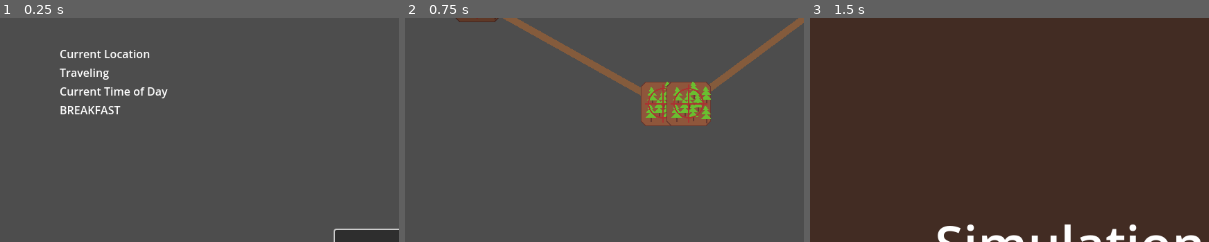
Above: before the commit, frames 1-3 (left to right).
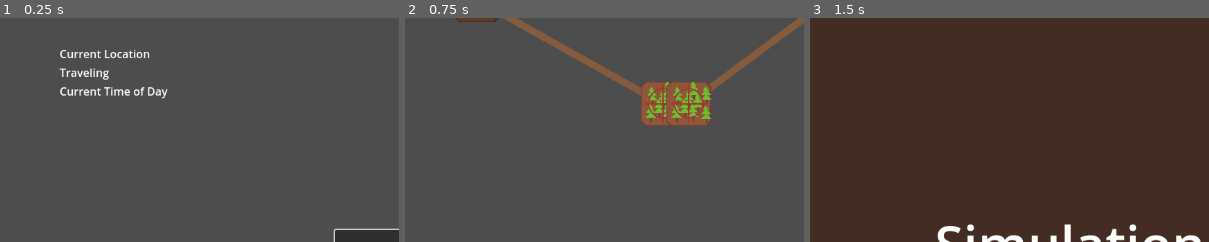
Above: after the commit, the same moments.

Repository: donnell74/Game-Off-2024
Game: Godot game, scene res://main.tscn
The game is run twice, just before and just after one commit, with the same random seed, the same clock (stepped at 60 frames per second) and the same inputs.
Inputs (mouse positions are % of the whole screen's width and height, from its top left):
- Up to frame 1 (0.25 s): no input
- Up to frame 2 (0.75 s): click "Continue Day" at 0.5 s
- Up to frame 3 (1.5 s): tap Enter (ui_accept) at 1.25 s; move the mouse to (72, 45) at 1.27 s; hold D (Pan Right) from 1.28 s (still down); hold Enter (ui_accept) from 1.28 s (still down); click (72, 45) at 1.42 s
The pictures show only the part of the screen within x 0-50%, y 0-50%; the shares and areas given below are measured in that part.

The runs differ from the first frame. In frame 1, 0.4% of the frame differs, in the area x 15-31%, y 39-44%; in frame 2, nothing differs; in frame 3, nothing differs.

Commit message:
Add controller support

Diff:
--- a/Campfire/campfire.gd
+++ b/Campfire/campfire.gd
@@ -15,12 +15,13 @@
 		UiEvents.UiScene.CAMPFIRE:
 			visible = true
 			$ContinueDayButton.grab_focus()
-			var locationNode = $"/root/Location"
-			if locationNode:
-				%LocationInfo.text = locationNode.location.description
-				%TimeOfDayInfo.text = Location.TimeOfDay.keys()[locationNode.location.currentTimeOfDay]
-			else:
-				%TimeOfDayInfo.text = Location.TimeOfDay.keys()[Location.TimeOfDay.BREAKFAST]
+			if has_node("/root/Location"):
+				var locationNode = $"/root/Location"
+				if locationNode:
+					%LocationInfo.text = locationNode.location.description
+					%TimeOfDayInfo.text = Location.TimeOfDay.keys()[locationNode.location.currentTimeOfDay]
+				else:
+					%TimeOfDayInfo.text = Location.TimeOfDay.keys()[Location.TimeOfDay.BREAKFAST]
 		UiEvents.UiScene.INVENTORY:
 			pass # overlay, do nothing
 		_:
--- a/Inventory/inventory_ui.gd
+++ b/Inventory/inventory_ui.gd
@@ -3,6 +3,11 @@
 func _input(event: InputEvent) -> void:
 	if event.is_action_pressed("Toggle Inventory"):
 		UiEvents.active_ui_changed.emit(UiEvents.UiScene.INVENTORY)
+	if event.is_action_pressed("ui_accept") and %ItemList.has_focus():
+		call_deferred("switch_focus_to_feed_button")
+
+func switch_focus_to_feed_button() -> void:
+	%FeedButton.grab_focus()
 
 func _ready() -> void:
 	PlayerInventoryController.inventory_updated.connect(update_inventory_item_list)
@@ -12,6 +17,8 @@
 func _on_active_ui_changed(newActive: UiEvents.UiScene) -> void:
 	if newActive == UiEvents.UiScene.INVENTORY:
 		%InventoryCanvas.visible = !%InventoryCanvas.visible
+		if %InventoryCanvas.visible:
+			%ItemList.grab_focus()
 
 func update_inventory_item_list() -> void:
 	%ItemList.clear()
--- a/Inventory/inventory_ui.tscn
+++ b/Inventory/inventory_ui.tscn
@@ -36,6 +36,9 @@
 offset_bottom = 169.0
 grow_horizontal = 2
 grow_vertical = 2
+focus_neighbor_left = NodePath("../CloseButton")
+focus_neighbor_right = NodePath("../FeedButton")
+focus_neighbor_bottom = NodePath("../FeedButton")
 allow_search = false
 
 [node name="CloseButton" type="Button" parent="InventoryCanvas"]
@@ -51,6 +54,8 @@
 offset_bottom = 162.0
 grow_horizontal = 2
 grow_vertical = 2
+focus_neighbor_left = NodePath("../ItemList")
+focus_neighbor_top = NodePath("../FeedButton")
 text = "Close"
 
 [node name="FeedButton" type="Button" parent="InventoryCanvas"]
@@ -66,6 +71,9 @@
 offset_bottom = 102.0
 grow_horizontal = 2
 grow_vertical = 2
+focus_neighbor_left = NodePath("../ItemList")
+focus_neighbor_top = NodePath("../ItemList")
+focus_neighbor_bottom = NodePath("../CloseButton")
 text = "Feed"
 
 [connection signal="pressed" from="InventoryCanvas/CloseButton" to="." method="_on_close_button_pressed"]
